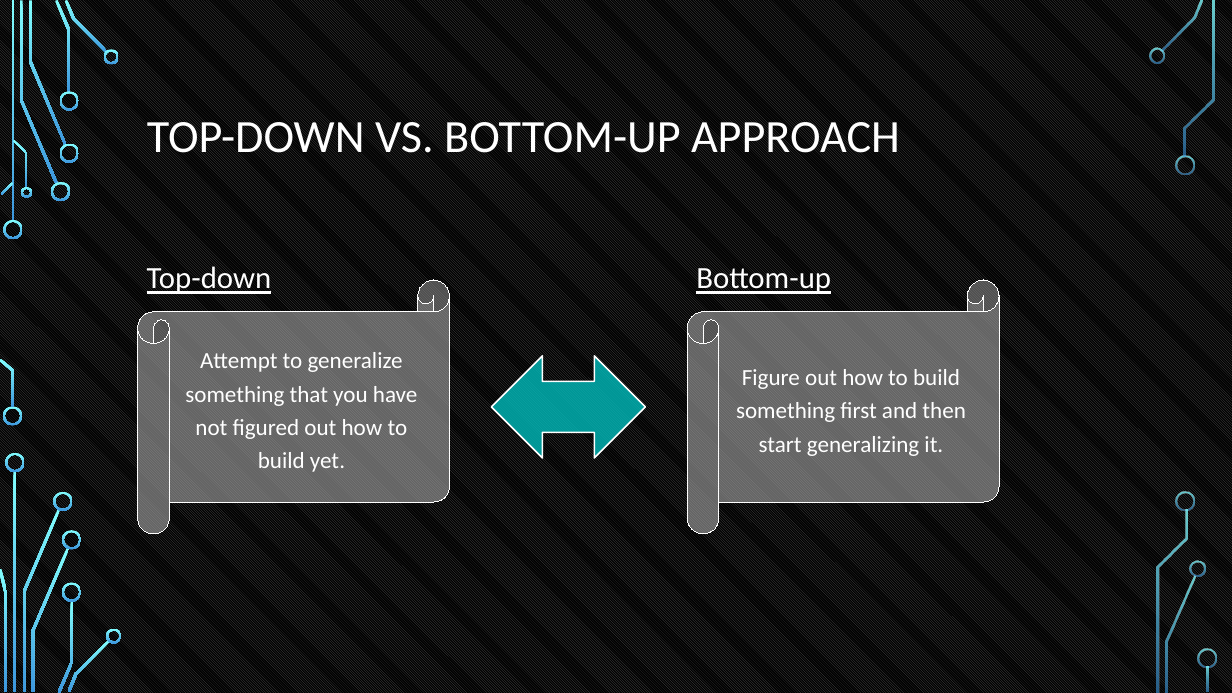
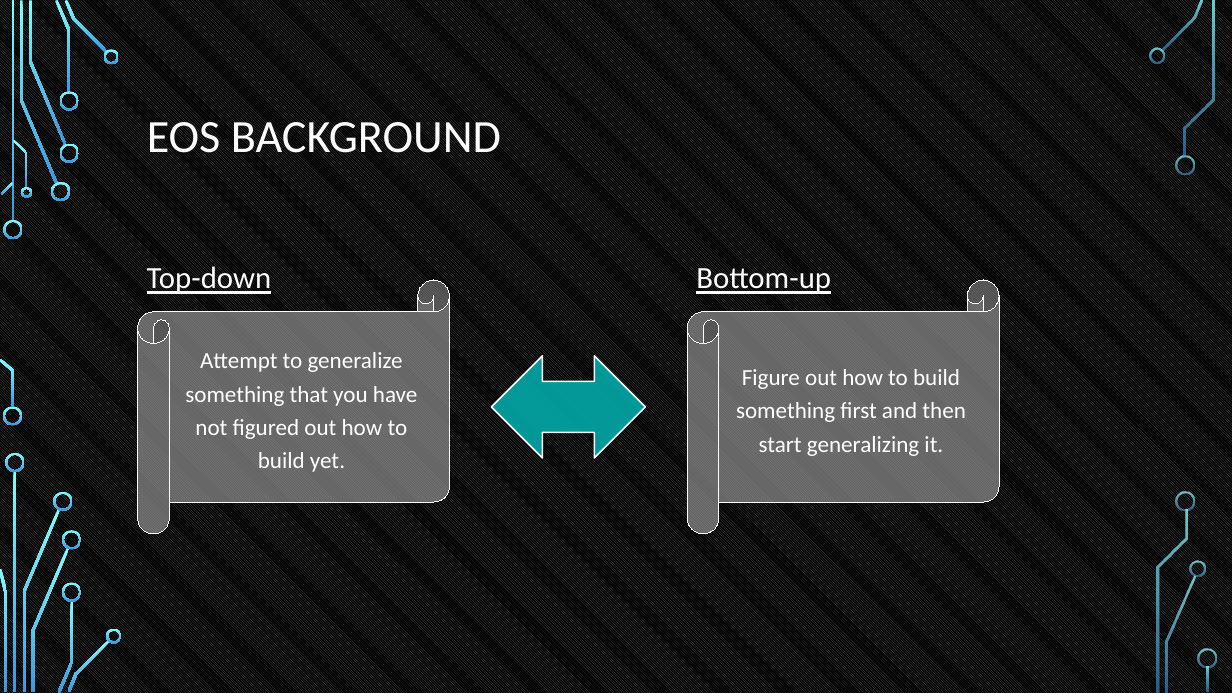
Before and after one commit to tokenika/tokenika.github.io, a slide deck: slide 37 of WarsawBlock(3).pptx. Drawn at 1232x693 pixels with LibreOffice and Linux fonts; fonts in the diff are those of the drawing; background and template pictures are left out. Boxes give left, top, right and bottom in pixels: in the first picture for what was removed or moved away, otherwise in the second. Text is boxed around its words. In the diff, an @@ line names an element or a change of style, - is before the commit and + after.

```diff
--- a/WarsawBlock(3).pptx
+++ b/WarsawBlock(3).pptx
@@ title at [147,122,501,153]: text changed @@
-TOP-DOWN VS. BOTTOM-UP APPROACH
+EOS BACKGROUND
```
Also in this commit, not shown: 6 other slides changed, 2 slides added, 2 slides removed, 2 other files.
